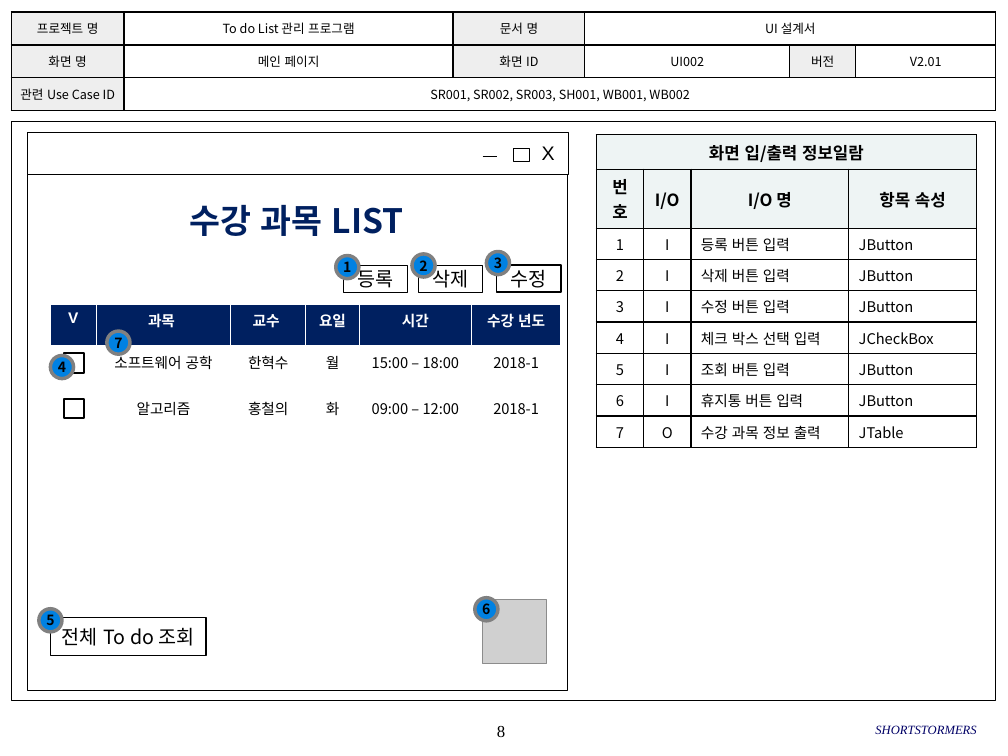
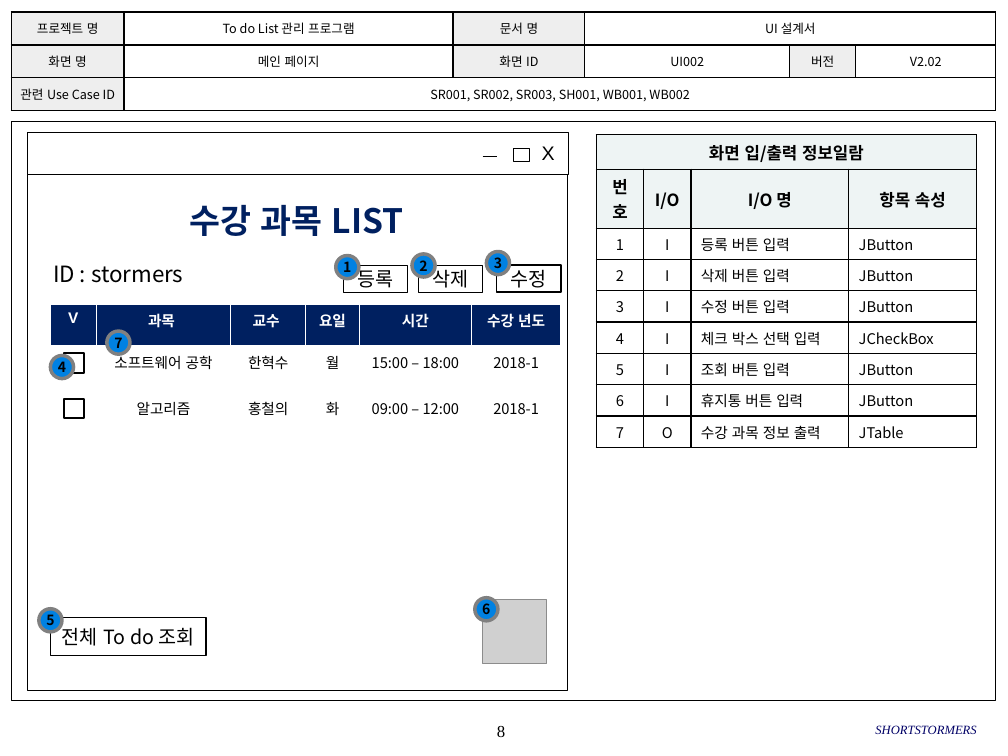
Before and after one commit to SMU-SE-Admin/18-1_7_SHORTSTORMERS_Doc, a slide deck: slide 8 of 03 설계/UI 설계서_7_SHORTSTORMERS.pptx. Drawn at 1008x756 pixels with LibreOffice and Linux fonts; fonts in the diff are those of the drawing; grey boxes stand for pictures; background and template pictures are left out. Boxes give left, top, right and bottom in pixels: in the first picture for what was removed or moved away, otherwise in the second. Text is boxed around its words. In the diff, an @@ line names an element or a change of style, - is before the commit and + after.

```diff
--- a/03 설계/UI 설계서_7_SHORTSTORMERS.pptx
+++ b/03 설계/UI 설계서_7_SHORTSTORMERS.pptx
@@ table at (11, 12, 995, 111) @@
-row 2, column 6: V2.01
+row 2, column 6: V2.02
@@ text added at (53, 265, 183, 283), 16 pt, text #000000 @@
+ID : stormers
```
Also in this commit, not shown: 26 other slides changed, 8 slides added.
